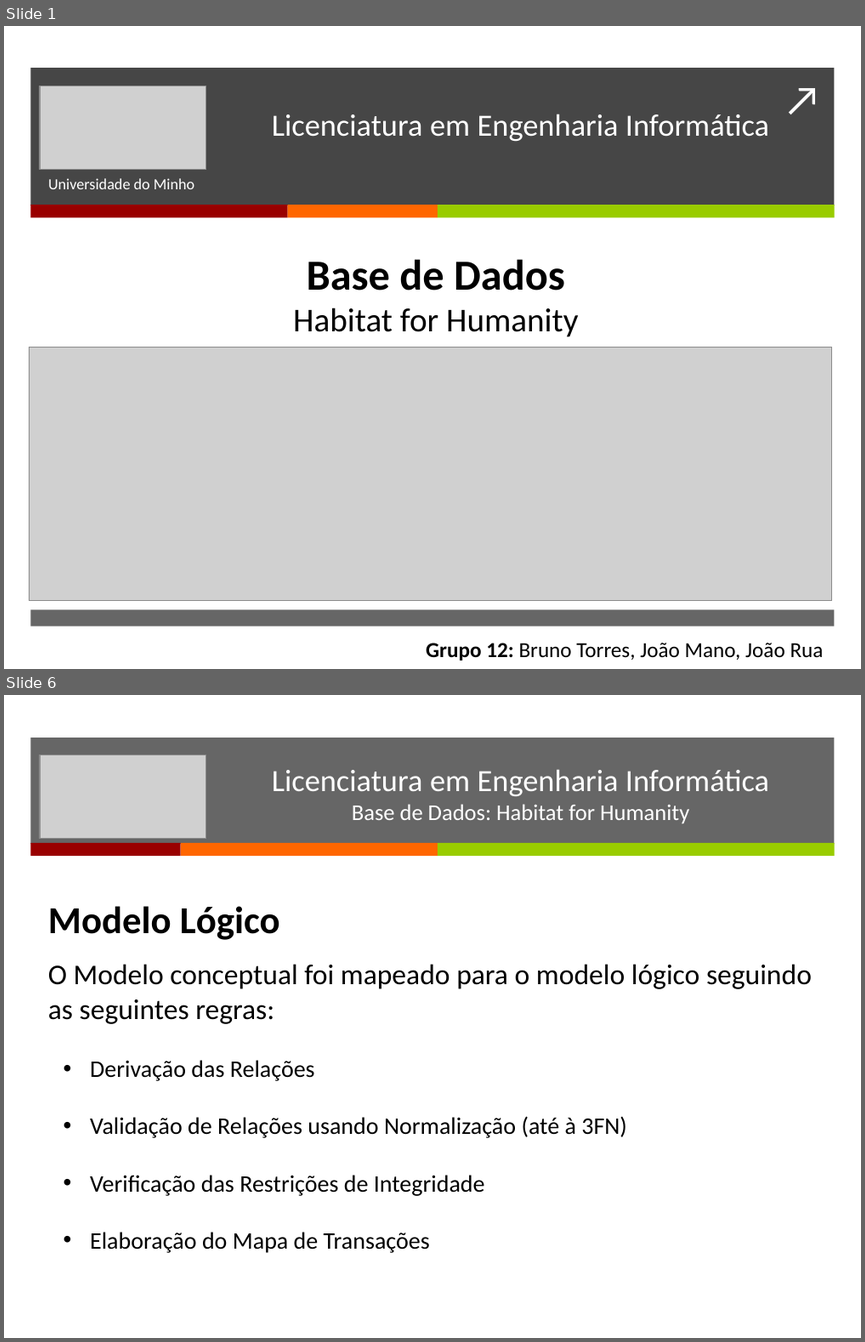
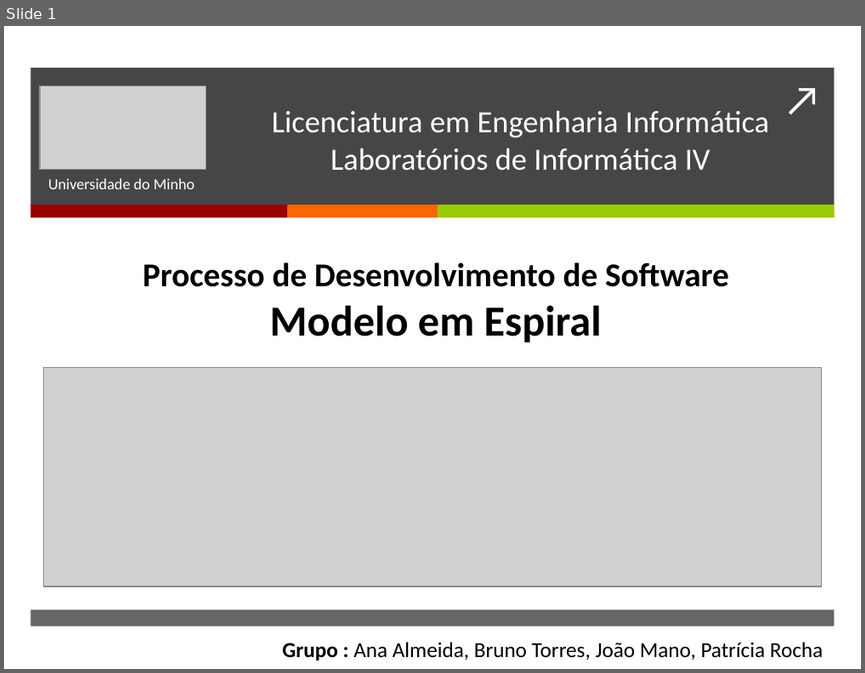
Before and after one commit to BrunoTorres/LI4, a slide deck: Apresentação/Apresentacao.pptx. Shown one above the other, each under a label of ours: slides 1 and 6 before the commit, slide 1 after it; the slides between them are not shown. The pictures are 865x1342 and 865x673 pixels, drawn with LibreOffice and Linux fonts; fonts in the diff are those of the drawing; grey boxes stand for pictures. Boxes give left, top, right and bottom in pixels: in the first picture for what was removed or moved away, otherwise in the second. Text is boxed around its words. In the diff, an @@ line names an element or a change of style, - is before the commit and + after.

```diff
--- a/Apresentação/Apresentacao.pptx
+++ b/Apresentação/Apresentacao.pptx
@@ slide 6 removed at [4,695,861,1338], background #FFFFFF @@
@@ rectangle removed at [30,737,834,844] @@
@@ picture removed at [40,755,206,838] @@
@@ text removed at [272,770,769,824] @@
-Licenciatura em Engenharia Informática
-Base de Dados: Habitat for Humanity
@@ rectangle removed at [30,843,181,857] @@
@@ rectangle removed at [181,843,438,857] @@
@@ rectangle removed at [438,843,834,857] @@
@@ text removed at [48,906,280,940] @@
-Modelo Lógico
@@ text removed at [48,964,812,1024] @@
-O Modelo conceptual foi mapeado para o modelo lógico seguindo as seguintes regras:
@@ text removed at [90,1060,627,1253] @@
-• Derivação das Relações
-• Validação de Relações usando Normalização (até à 3FN)
-• Verificação das Restrições de Integridade
-• Elaboração do Mapa de Transações
@@ slide 1 changed as well @@
@@ text at [272,110,769,170]: text changed @@
-Licenciatura em Engenharia Informática
+Licenciatura em Engenharia Informática
+Laboratórios de Informática IV
@@ text at [143,262,729,342]: text changed; bold on @@
-Base de Dados
-Habitat for Humanity
+Processo de Desenvolvimento de Software
+Modelo em Espiral
@@ picture: place and size @@
-picture at [29,346,832,600]
+picture at [43,367,822,586]
@@ text at [282,641,823,660]: text changed @@
-Grupo 12: Bruno Torres, João Mano, João Rua
+Grupo : Ana Almeida, Bruno Torres, João Mano, Patrícia Rocha
```
Also in this commit, not shown: 1 other slide changed, 6 slides added, 9 other slides removed.
